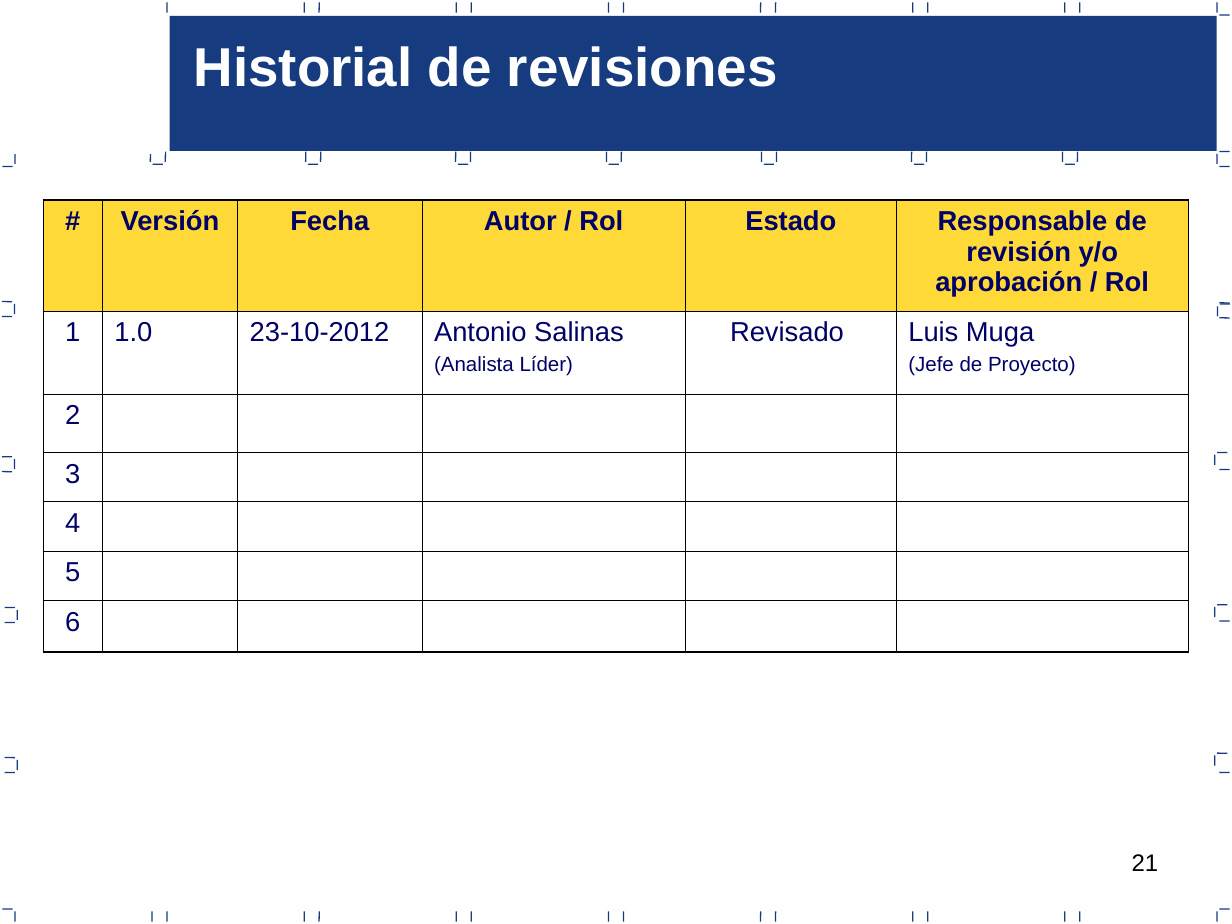
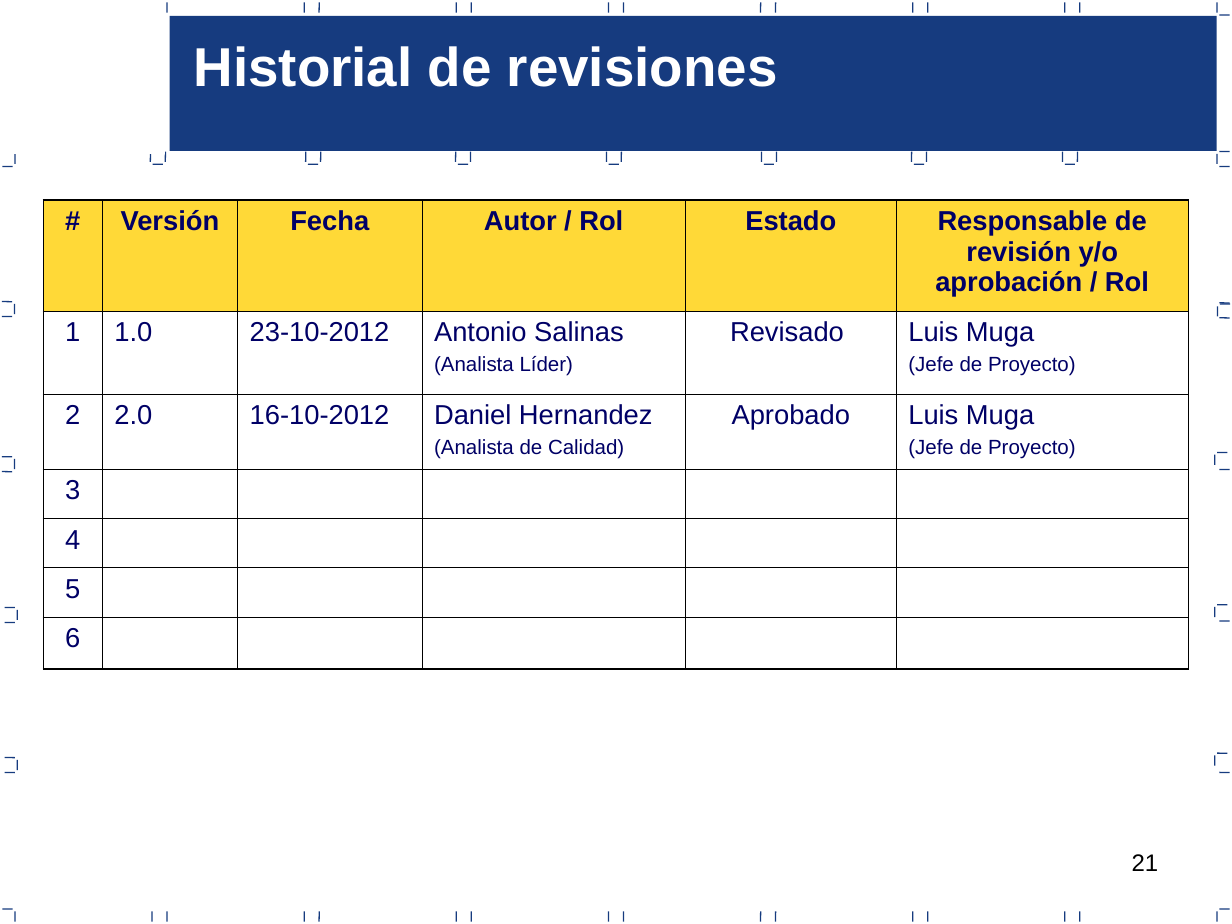
Before and after one commit to joansafr/Dev90PlusPlus, a slide deck: slide 21 of Area REQM/F.DEV90.REQM.RE05 - Proceso de gestion de Requerimientos.ppt. Drawn at 1232x924 pixels with LibreOffice and Linux fonts; fonts in the diff are those of the drawing. Boxes give left, top, right and bottom in pixels: in the first picture for what was removed or moved away, otherwise in the second. Text is boxed around its words. In the diff, an @@ line names an element or a change of style, - is before the commit and + after.

```diff
--- a/Area REQM/F.DEV90.REQM.RE05 - Proceso de gestion de Requerimientos.ppt
+++ b/Area REQM/F.DEV90.REQM.RE05 - Proceso de gestion de Requerimientos.ppt
@@ table at (43, 200, 1189, 663) @@
-row 3: 2 |  |  |  |  | 
+row 3: 2 | 2.0 | 16-10-2012 | Daniel Hernandez / (Analista de Calidad) | Aprobado | Luis Muga / (Jefe de Proyecto)
```
Also in this commit, not shown: 1 other slide changed, 13 other files.
